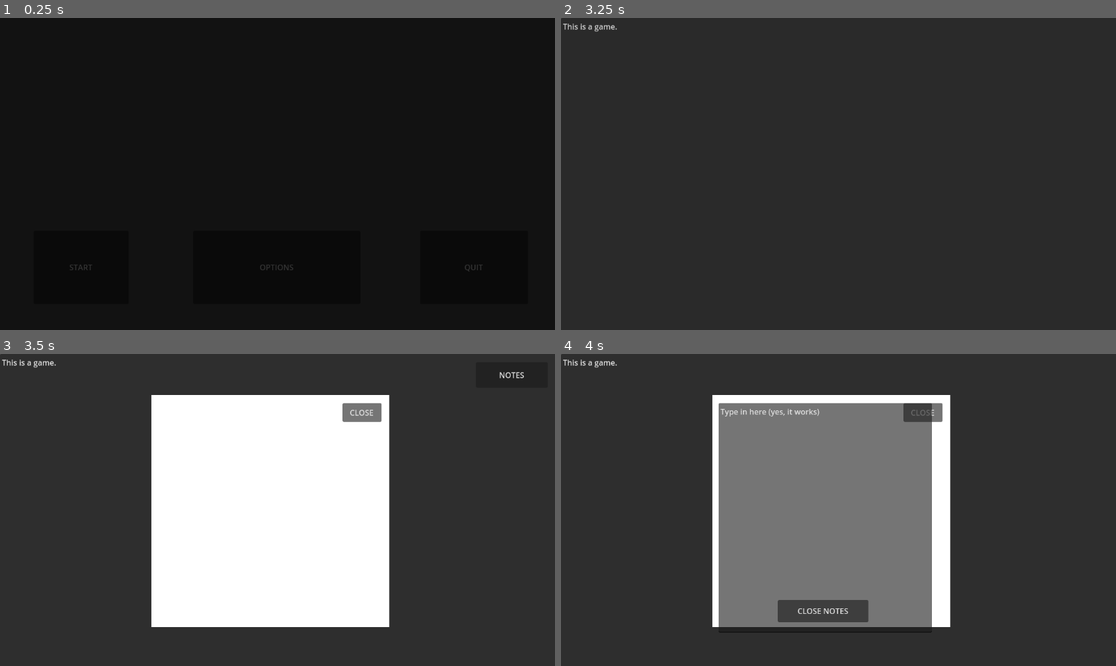
Above: before the commit, frames 1-4 (two rows, left to right).
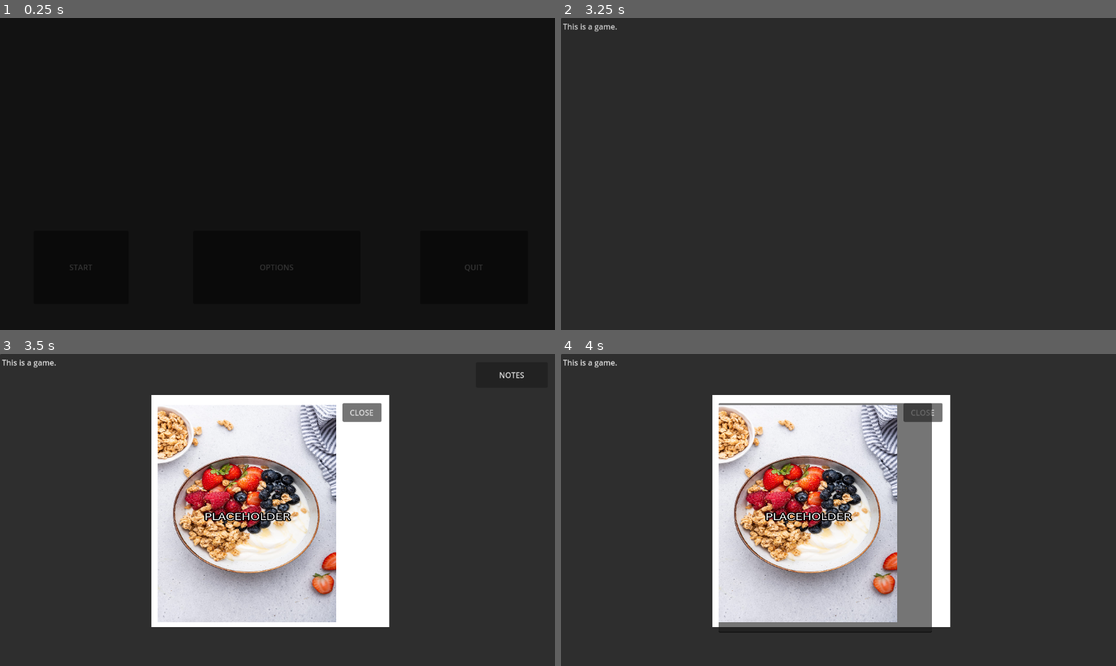
Above: after the commit, the same moments.

Repository: authenticBloodshed/gOATmeal
Game: Godot game, scene res://MainMenu.tscn
The game is run twice, just before and just after one commit, with the same random seed, the same clock (stepped at 60 frames per second) and the same inputs.
Inputs:
- Up to frame 1 (0.25 s): no input
- Up to frame 2 (3.25 s): click "START" at 0.5 s; click "START" at 1.25 s; click "START" at 2 s
- Up to frame 3 (3.5 s): no input
- Up to frame 4 (4 s): click "NOTES" at 3.5 s

Frames 1-2 are identical in both runs. In frame 3, 17% of the frame differs, in the area x 28-61%, y 16-86%; in frame 4, 22%.

Commit message:
added placeholder breakfast
added placeholder image for the breakfast that will later be replaced by my own art

Diff:
--- a/game.gd
+++ b/game.gd
@@ -9,10 +9,12 @@
 	$Breakfast.show()
 	$CloseButton.show()
 	$NotesButton.show()
+	$PlaceholderImage.show()
 
 func _on_close_button_pressed():
 	$Breakfast.hide()
 	$CloseButton.hide()
+	$PlaceholderImage.hide()
 
 func _on_notes_button_pressed():
 	$Notebook.show()
--- a/game.tscn
+++ b/game.tscn
@@ -1,8 +1,9 @@
-[gd_scene load_steps=4 format=3 uid="uid://0n75d8utmol6"]
+[gd_scene load_steps=5 format=3 uid="uid://0n75d8utmol6"]
 
 [ext_resource type="Script" path="res://game.gd" id="1_ottce"]
 [ext_resource type="PackedScene" uid="uid://10ngpxurb116" path="res://transitions.tscn" id="2_rxlpj"]
 [ext_resource type="Script" path="res://closeBreakfast.gd" id="3_u4eoj"]
+[ext_resource type="Texture2D" uid="uid://bwcij4by06nif" path="res://PLACEHOLDER IMAGE.png" id="4_urpfi"]
 
 [node name="Game" type="Node2D"]
 script = ExtResource("1_ottce")
@@ -54,6 +55,12 @@
 offset_bottom = 557.0
 text = "CLOSE NOTES"
 
+[node name="PlaceholderImage" type="Sprite2D" parent="."]
+visible = false
+position = Vector2(512.5, 331.5)
+scale = Vector2(0.309167, 0.250556)
+texture = ExtResource("4_urpfi")
+
 [connection signal="pressed" from="CloseButton" to="." method="_on_close_button_pressed"]
 [connection signal="pressed" from="CloseButton" to="Breakfast" method="_on_close_button_pressed"]
 [connection signal="pressed" from="CloseButton" to="CloseButton" method="_on_pressed"]
Binary file added: PLACEHOLDER IMAGE.png
Not shown, added: PLACEHOLDER IMAGE.png.import
